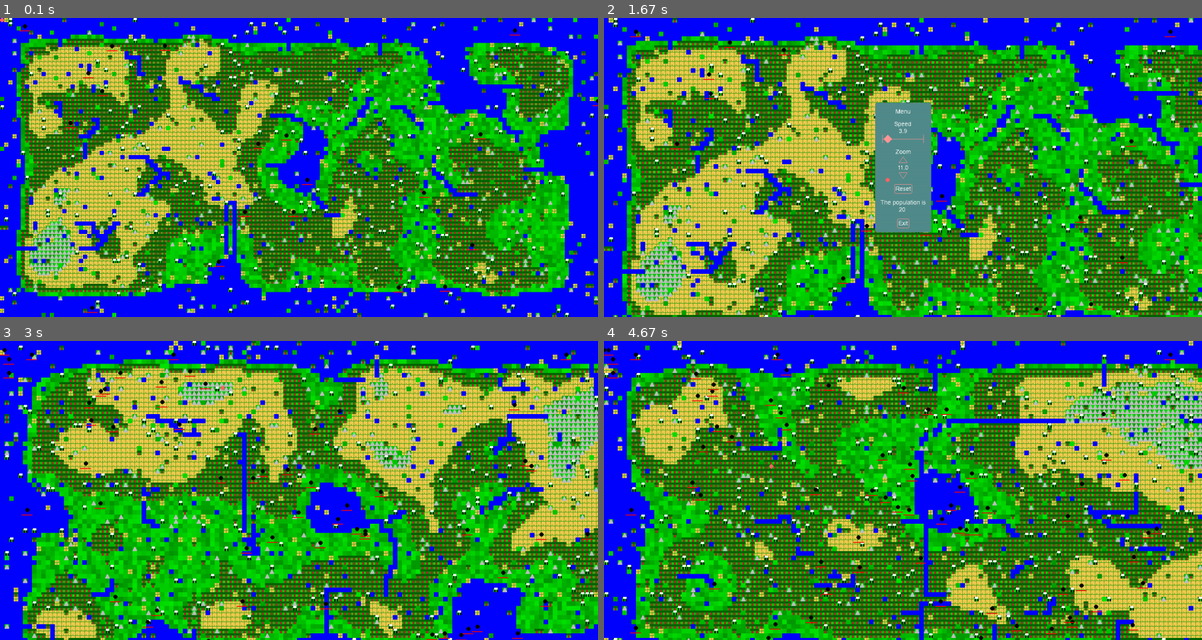
Above: before the commit, frames 1-4 (two rows, left to right).
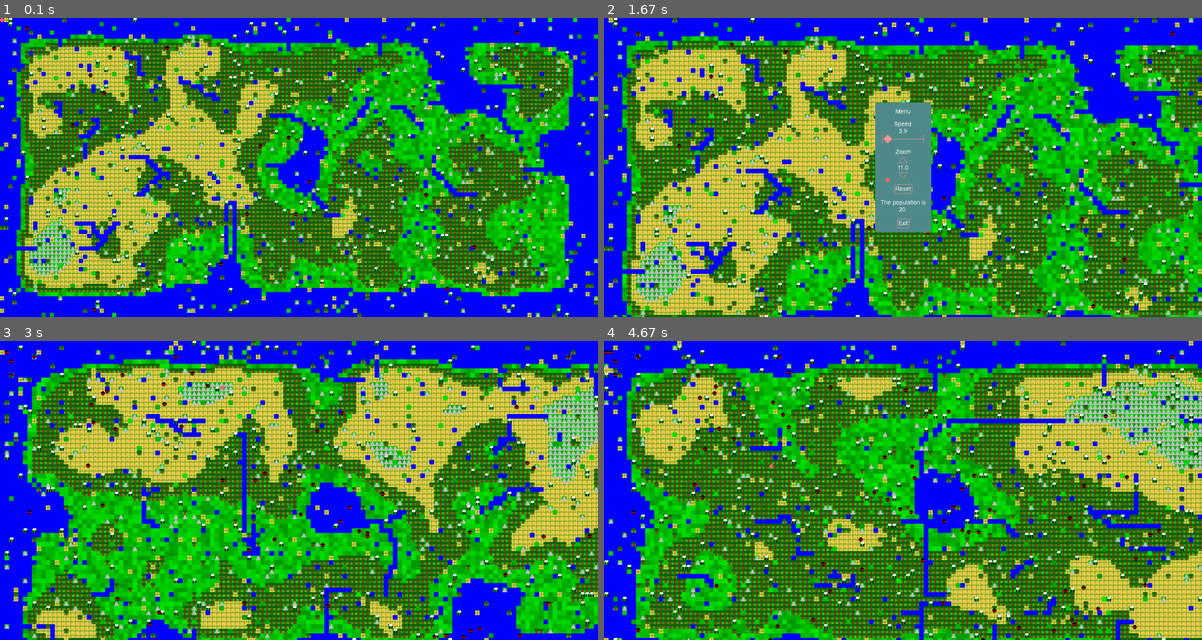
Above: after the commit, the same moments.

Repository: briankardon/GenesisIsland
Game: pygame game, started from genisis_island.py
Same seed, same stepped clock (60 frames per second), same inputs: the game is played once before the commit and once after it.
Inputs (mouse positions are in pixels of both pictures, inside the frame that each line leads up to):
- Up to frame 1 (0.1 s): no input
- Up to frame 2 (1.67 s): hold Right 0.33-0.8 s; tap Space at 0.83 s; click (903, 158) at 1.22 s; press the mouse at (891, 137) at 1.53 s; move the mouse to (885, 179) at 1.63 s
- Up to frame 3 (3 s): release the mouse at (275, 544) at 1.77 s; press the mouse at (299, 511) at 1.87 s; move the mouse to (239, 478) at 1.97 s; release the mouse at (179, 442) at 2.1 s; press the mouse at (5, 352) at 2.2 s; move the mouse to (167, 376) at 2.3 s; release the mouse at (328, 400) at 2.43 s; press the mouse at (5, 343) at 2.53 s; move the mouse to (131, 367) at 2.63 s; release the mouse at (251, 391) at 2.77 s; press the mouse at (11, 358) at 2.87 s; move the mouse to (221, 388) at 2.97 s
- Up to frame 4 (4.67 s): release the mouse at (1040, 415) at 3.1 s; press the mouse at (609, 343) at 3.2 s; move the mouse to (687, 406) at 3.3 s; release the mouse at (771, 466) at 3.43 s; tap Space every 0.33 s from 3.5 to 4.5 s

The runs differ from the first frame. In frame 1, 0.5% of the frame differs, in the area x 3-100%, y 2-99%; in frame 2, 0.4%; in frame 3, 1.3%; in frame 4, 1.7%, in the area x 0-96%, y 2-100%.

Commit message:
Moved Entity to subclass of sprite

Diff:
--- a/GenesisUtils.py
+++ b/GenesisUtils.py
@@ -35,11 +35,12 @@
 
 ###class building:
 ###    def __init__
-class Entity:
-    def __init__(self,x,y,board):
+class Entity(pygame.sprite.Sprite):
+    def __init__(self,x,y,board, *args, **kwargs):
+        super().__init__(*args, **kwargs)
         self.x=x
+        self.y=y
         self.resources=[]
-        self.y=y
         self.speed=0.05
         self.life=100
         self.board=board
@@ -47,6 +48,30 @@
         self.gox=self.x
         self.goy=self.y
         self.moving=False
+        self.image = None
+        self.rect = None
+        self.update_image()
+        self.update_rect()
+
+    def update_image(self):
+        self.image = pygame.Surface((Tile.size, Tile.size), pygame.SRCALPHA)
+        self.image.fill((0, 0, 0, 0))
+        pygame.draw.circle(
+            self.image,
+            'black',
+            (Tile.size/2, Tile.size/2),
+            Tile.size/2
+        )
+        pygame.draw.line(
+            self.image,
+            'red',
+            (0, Tile.size/2),
+            (Tile.size * self.life/100, Tile.size/2),
+            round(2*Tile.size/10)
+        )
+    def update_rect(self):
+        self.rect = pygame.Rect(*tile2Screen(self.x, self.y), Tile.size, Tile.size)
+
     def move(self):
         kill=False
         if not self.moving:
@@ -65,6 +90,7 @@
         return kill
 
     def update(self):
+        x0, y0 = self.x, self.y
         if self.x < self.gox:
             self.x += self.speed
         elif self.x > self.gox:
@@ -78,13 +104,9 @@
             self.x = self.gox
             self.y = self.goy
             self.moving = False
-
-    def draw(self, surface):
-        pygame.draw.circle(surface,'black',tile2Screen(self.x, self.y), Tile.size/2)
-        life_length = self.life / (4*Tile.size)
-        health_x0, health_y0 = tile2Screen(self.x - 1.25, self.y + 1)
-        health_x1, health_y1 = tile2Screen(self.x - 1.25 + life_length, self.y + 1)
-        pygame.draw.line(surface,'red',(health_x0, health_y0),(health_x1,health_y1),2)
+        if x0 != self.x or y0 != self.y:
+            self.update_rect()
+
     def harvest(self,tile='sheep'):
         try:
             if self.board[round(self.x/10)][round(self.y/10)].biome==tile:
@@ -95,6 +117,7 @@
         except IndexError:
             pass
         return self.board
+
     def update_land(self,board):
         self.board=board
 class Adjust:
--- a/genisis_island.py
+++ b/genisis_island.py
@@ -12,12 +12,12 @@
 height=720
 screen=pygame.display.set_mode((width, height))
 
-peeps=[]
+peeps=pygame.sprite.Group()
 reset = False
 exit = False
 
 def speed_changed_callback(new_speed):
-    for peep in peeps:
+    for peep in peeps.sprites():
         peep.speed = (new_speed)/50
 def reset_button_callback(new_reset):
     global reset
@@ -54,7 +54,7 @@
     test=Adjust(100,200,0.5,1440,720)
 
     for k in range(20):
-        peeps.append(Entity(randint(1,144),randint(1,72),board))
+        peeps.add(Entity(randint(1,144),randint(1,72),board))
     space=0
     label = Label(text="Menu")
     speed_slider = SliderControl(name="Speed", min=3, max=10, value=5,
@@ -80,6 +80,7 @@
     old_tile_size = Tile.size
 
     paused = False
+    pygame.mouse.set_visible(False)
     while True:
         # If necessary, update tile images for new zoom
         new_tile_size = Tile.size
@@ -87,6 +88,9 @@
             for tile in tiles.sprites():
                 tile.update_image()
                 tile.update_rect()
+            for peep in peeps.sprites():
+                peep.update_image()
+                peep.update_rect()
         old_tile_size = new_tile_size
 
         ##try:
@@ -94,8 +98,6 @@
         ##    dude.move()
         ##except NameError:
         ##    pass
-        screen.fill('blue')
-        pygame.mouse.set_visible(False)
         x,y=pygame.mouse.get_pos()
         for event in pygame.event.get():
             if event.type==pygame.KEYDOWN:
@@ -112,23 +114,22 @@
                 if not paused:
                     if event.button == 1:
                         x_tile, y_tile = screen2Tile(x, y)
-                        peeps.append(Entity(int(x_tile), int(y_tile), board))
+                        peeps.add(Entity(int(x_tile), int(y_tile), board))
             menu.handle_event(event)
 
         key=pygame.key.get_pressed()
 
-        tiles.draw(screen)
-
         if not paused:
             killed=[]
-            for peep in peeps:
+            for peep in peeps.sprites():
                 peep.harvest()
                 kill=peep.move()
                 if kill!=False:
                     peep.life -= kill
                 if peep.life==0:
                     killed.append(peep)
-                peep.update()
+
+            peeps.update()
             for peep in killed:
                 peeps.remove(peep)
 
@@ -138,8 +139,9 @@
             pygame.quit()
             sys.exit()
 
-        for peep in peeps:
-            peep.draw(screen)
+        screen.fill('blue')
+        tiles.draw(screen)
+        peeps.draw(screen)
 
         if paused:
             menu.update()
